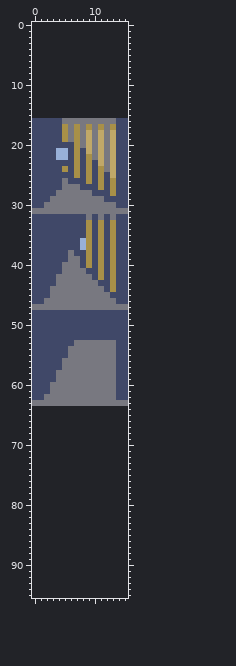
Sprite sheet: graphics/door_anims/pop_door2.png. This is how it looked before the edit.
The file is 16x48 pixels. The old version is drawn lined up with the new one, on the new canvas.
After the commit:
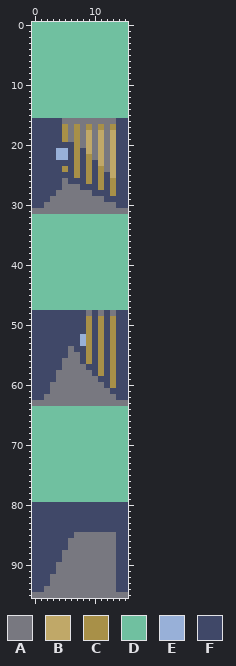
Palette (. is transparent): A #787880  B #c0a868  C #a89048  D #70c0a0  E #98b0d8  F #404868
What changed:
canvas 16x48 -> 16x96, the old top-left corner now at 0,16
There is now colour A in row 85 at x 7 to 13; in rows 86 to 87 at x 6 to 13; in rows 88 to 89 at x 5 to 13; in rows 90 to 91 at x 4 to 13; in rows 92 to 93 at x 3 to 13; in row 94 at x 2 to 13.
There is now colour A in row 95 at x 0 to 15.
The edit turns colour F into colour A in row 48 at x 9, 11 and 13.
The edit turns colour A into colour C in rows 53 to 56 at x 9, 11 and 13; in rows 57 to 58 at x 11 and 13; in rows 59 to 60 at x 13.
The edit turns colour F into colour C in rows 49 to 52 at x 9, 11 and 13.
There is now colour D in rows 0 to 15 at x 0 to 15; in rows 64 to 79 at x 0 to 15.
The edit turns colour A into colour D in row 32 at x 9, 11 and 13; in row 38 at x 6; in row 39 at x 6 to 7; in row 40 at x 5 to 7; in row 41 at x 5 to 8; in row 42 at x 4 to 9.
The edit turns colour A into colour D in row 43 at x 4 to 10; in row 44 at x 3 to 11; in row 45 at x 3 to 12; in row 46 at x 2 to 13; in row 47 at x 0 to 15.
The edit turns colour C into colour D in rows 33 to 40 at x 9, 11 and 13; in rows 41 to 42 at x 11 and 13; in rows 43 to 44 at x 13.
The edit turns colour E into colour D in rows 36 to 37 at x 8.
The edit turns colour F into colour D in rows 32 to 35 at x 0 to 8, 10, 12 and 14 to 15; in rows 36 to 37 at x 0 to 7, 10, 12 and 14 to 15; in row 38 at x 0 to 5, 7 to 8, 10, 12 and 14 to 15; in row 39 at x 0 to 5, 8, 10, 12 and 14 to 15; in row 40 at x 0 to 4, 8, 10, 12 and 14 to 15; in row 41 at x 0 to 4, 9 to 10, 12 and 14 to 15.
The edit turns colour F into colour D in row 42 at x 0 to 3, 10, 12 and 14 to 15; in row 43 at x 0 to 3, 11 to 12 and 14 to 15; in row 44 at x 0 to 2, 12 and 14 to 15; in row 45 at x 0 to 2 and 13 to 15; in row 46 at x 0 to 1 and 14 to 15.
The edit turns colour A into colour E in row 53 at x 8.
The edit turns colour F into colour E in row 52 at x 8.
There is now colour F in rows 80 to 84 at x 0 to 15; in row 85 at x 0 to 6 and 14 to 15; in rows 86 to 87 at x 0 to 5 and 14 to 15; in rows 88 to 89 at x 0 to 4 and 14 to 15; in rows 90 to 91 at x 0 to 3 and 14 to 15; in rows 92 to 93 at x 0 to 2 and 14 to 15.
There is now colour F in row 94 at x 0 to 1 and 14 to 15.
The edit turns colour A into colour F in row 53 at x 7, 10 and 12; in row 54 at x 7 to 8, 10 and 12; in rows 55 to 56 at x 8, 10 and 12; in row 57 at x 9 to 10 and 12; in row 58 at x 10 and 12; in row 59 at x 11 to 12.
The edit turns colour A into colour F in row 60 at x 12; in row 61 at x 13.
